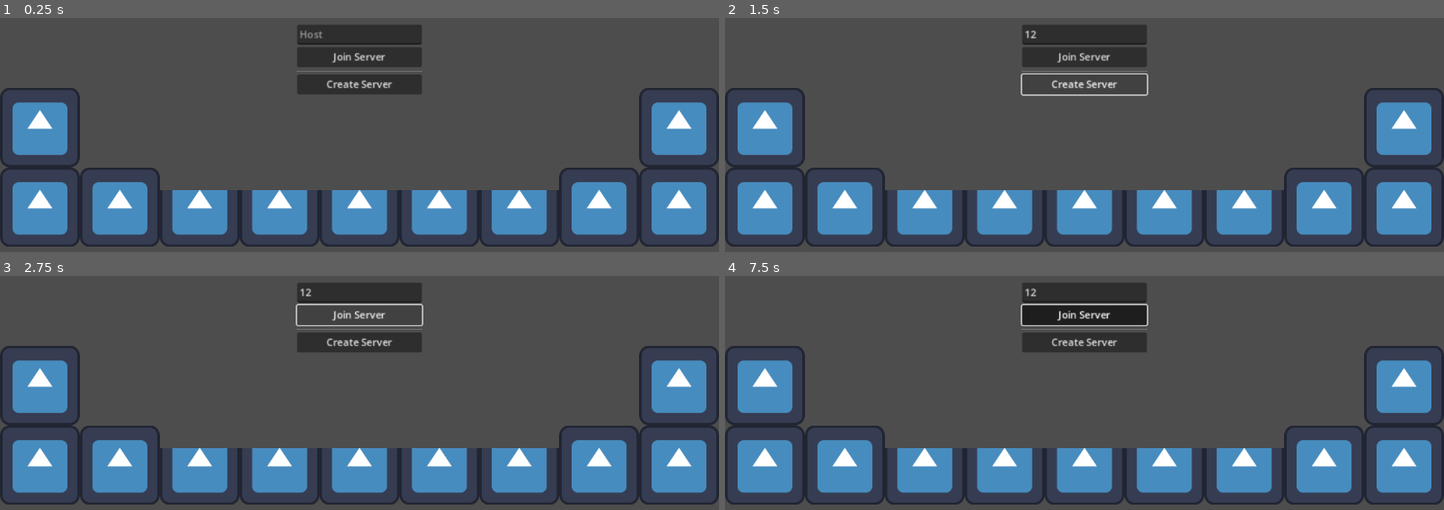
Above: before the commit, frames 1-4 (two rows, left to right).
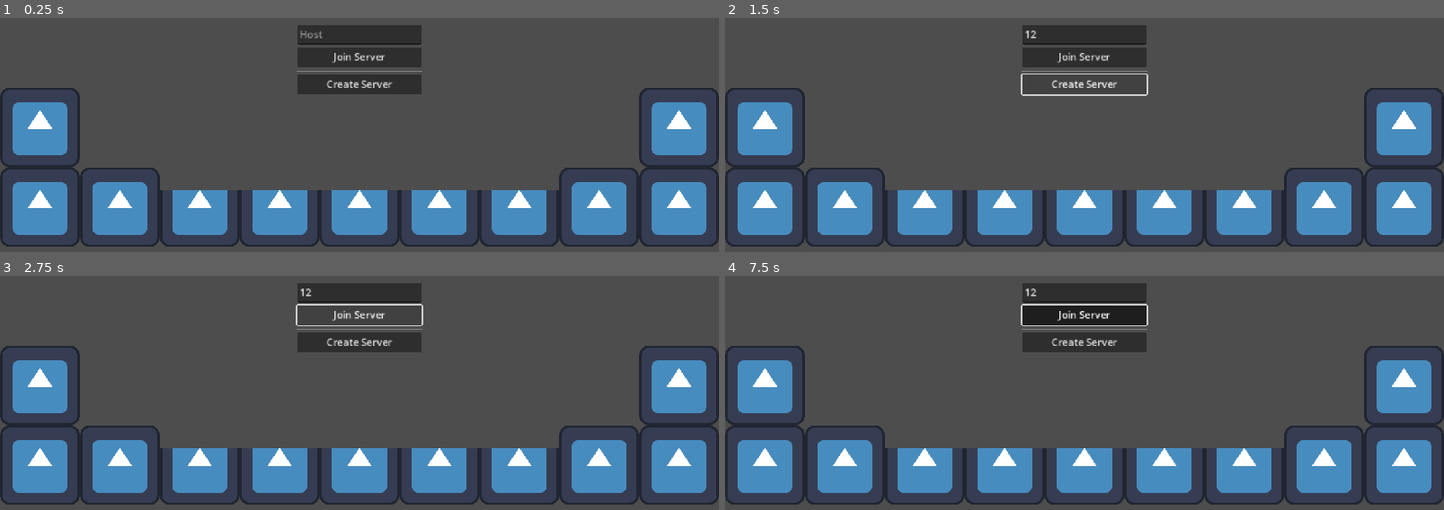
Above: after the commit, the same moments.

Repository: janekx21/lizard-world
Game: Godot game, scene res://screen.tscn
Two runs of this game, one before a commit and one after it. Both use one fixed random seed, a clock stepped at 60 frames per second and the inputs below. The engine's default icon, where the game draws it, is replaced by a stand-in: a white triangle on a blue panel in a dark square.
Inputs (mouse positions are in pixels of both pictures, inside the frame that each line leads up to):
- Up to frame 1 (0.25 s): no input
- Up to frame 2 (1.5 s): click (1084, 34) at 0.52 s; type "12" at 0.6 s; click "Create Server" at 1.25 s
- Up to frame 3 (2.75 s): click "Join Server" at 2 s
- Up to frame 4 (7.5 s): tap Enter at 2.75, 4.25, 5.75 s; hold A (jump, bound only after the commit) 2.78-3.53 s; hold Right (move_right) 2.78-4.28 s; tap S (attack, bound only after the commit) at 2.85, 4.55, 5.1, 5.85, 6.8 s; tap Space (jump, bound only before the commit) at 3.5, 3.8 s; tap A (jump, bound only after the commit) at 3.6, 3.77, 4.07, 5.27, 5.3, 5.57, 6.02, 6.32, 6.6, 6.77, 7.07 s; hold Left (move_left) 4.28-5.03 s; hold Space (jump, bound only before the commit) 4.28-5.03 s; hold Right (move_right) 5.03-6.53 s; hold Space (jump, bound only before the commit) 5.78-6.53 s; hold Left (move_left) 6.53-7.28 s; hold Right (move_right) from 7.28 s (still down); hold Space (jump, bound only before the commit) from 7.28 s (still down)

The runs differ from the first frame. In frame 1, 0.9% of the frame differs, in the area x 0-100%, y 5-93%; in frame 2, 1.1%; in frame 3, 1.0%; in frame 4, 1.0%.

Commit message:
added tractor

Diff:
--- a/player.gd
+++ b/player.gd
@@ -1,8 +1,8 @@
 extends CharacterBody2D
 
-const SPEED = 400
-const ACCELL = 3000
-const JUMP_HEIGHT = 1000
+const SPEED = 900
+const ACCELL = 15000
+const JUMP_HEIGHT = 1500
 
 var gravity = ProjectSettings.get_setting("physics/2d/default_gravity")
 
@@ -11,13 +11,30 @@
 
 func _physics_process(delta):
 	if not is_multiplayer_authority(): return
-	if not is_on_floor():
-		velocity.y += gravity * delta
+	var jumping = Input.is_action_pressed("jump")
+	if is_on_floor():
+		if jumping:
+			velocity.y = -JUMP_HEIGHT
 	else:
-		if Input.is_action_pressed("jump"):
-			velocity.y = -JUMP_HEIGHT
+		var gravity_mod = 1.1 if velocity.y > 0 else 1
+		if not jumping: gravity_mod += 1 # for short hopping
+		velocity.y += gravity * delta * gravity_mod
 
 	var dir = Input.get_axis("move_left","move_right")
-	velocity.x = move_toward(velocity.x, dir * SPEED, ACCELL * delta)
+	var accell_mod = 1 if is_on_floor() else .5 # air accelerate
+	velocity.x = move_toward(velocity.x, dir * SPEED, ACCELL * delta * accell_mod)
+
+	if Input.is_action_just_pressed("attack"):
+		attac.rpc($Shape/HurtboxPoint.global_position)
+
+	if dir:
+		$Sprite2D.flip_h = dir < 0
+		$Shape.scale = Vector2.RIGHT * (1 if dir > 0 else -1) + Vector2.UP
 
 	move_and_slide()
+
+@rpc("call_local")
+func attac(at: Vector2):
+	var hurtbox = preload("res://scenes/hurtbox.tscn").instantiate()
+	hurtbox.global_position = at
+	find_parent("Network").add_child(hurtbox, true)
--- a/project.godot
+++ b/project.godot
@@ -24,20 +24,37 @@
 move_left={
 "deadzone": 0.5,
 "events": [Object(InputEventKey,"resource_local_to_scene":false,"resource_name":"","device":-1,"window_id":0,"alt_press …(182 unchanged characters)…
+, Object(InputEventJoypadButton,"resource_local_to_scene":false,"resource_name":"","device":-1,"button_index":13,"pressure":0.0,"pressed":false,"script":null)
+, Object(InputEventJoypadMotion,"resource_local_to_scene":false,"resource_name":"","device":-1,"axis":0,"axis_value":-1.0,"script":null)
 ]
 }
 move_right={
 "deadzone": 0.5,
 "events": [Object(InputEventKey,"resource_local_to_scene":false,"resource_name":"","device":-1,"window_id":0,"alt_press …(182 unchanged characters)…
+, Object(InputEventJoypadButton,"resource_local_to_scene":false,"resource_name":"","device":-1,"button_index":14,"pressure":0.0,"pressed":false,"script":null)
+, Object(InputEventJoypadMotion,"resource_local_to_scene":false,"resource_name":"","device":-1,"axis":0,"axis_value":1.0,"script":null)
 ]
 }
 jump={
 "deadzone": 0.5,
-"events": [Object(InputEventKey,"resource_local_to_scene":false,"resource_name":"","device":-1,"window_id":0,"alt_pressed":false,"shift_pressed":false,"ctrl_pressed":false,"meta_pressed":false,"pressed":false,"keycode":0,"physical_keycode":32,"key_label":0,"unicode":32,"echo":false,"script":null)
+"events": [Object(InputEventKey,"resource_local_to_scene":false,"resource_name":"","device":-1,"window_id":0,"alt_pressed":false,"shift_pressed":false,"ctrl_pressed":false,"meta_pressed":false,"pressed":false,"keycode":0,"physical_keycode":65,"key_label":0,"unicode":97,"echo":false,"script":null)
+, Object(InputEventJoypadButton,"resource_local_to_scene":false,"resource_name":"","device":-1,"button_index":0,"pressure":0.0,"pressed":false,"script":null)
 ]
 }
+attack={
+"deadzone": 0.5,
+"events": [Object(InputEventKey,"resource_local_to_scene":false,"resource_name":"","device":-1,"window_id":0,"alt_pressed":false,"shift_pressed":false,"ctrl_pressed":false,"meta_pressed":false,"pressed":false,"keycode":0,"physical_keycode":83,"key_label":0,"unicode":115,"echo":false,"script":null)
+, Object(InputEventJoypadButton,"resource_local_to_scene":false,"resource_name":"","device":-1,"button_index":1,"pressure":0.0,"pressed":false,"script":null)
+]
+}
+
+[physics]
+
+common/physics_ticks_per_second=120
+2d/default_gravity=4000.0
 
 [rendering]
 
 renderer/rendering_method="gl_compatibility"
 renderer/rendering_method.mobile="gl_compatibility"
+textures/canvas_textures/default_texture_filter=0
--- /dev/null
+++ b/scenes/hurtbox.gd
@@ -0,0 +1,4 @@
+extends Node
+
+func remove():
+	queue_free()
--- /dev/null
+++ b/scenes/hurtbox.tscn
@@ -0,0 +1,34 @@
+[gd_scene load_steps=5 format=3 uid="uid://blml6fbh57pgb"]
+
+[ext_resource type="Texture2D" uid="uid://dbcrwkj8v3rka" path="res://icon.svg" id="1_1xvgk"]
+[ext_resource type="Script" path="res://scenes/hurtbox.gd" id="1_ti7nb"]
+
+[sub_resource type="RectangleShape2D" id="RectangleShape2D_qnb5v"]
+size = Vector2(95, 76)
+
+[sub_resource type="SceneReplicationConfig" id="SceneReplicationConfig_d7s2n"]
+properties/0/path = NodePath(".:position")
+properties/0/spawn = true
+properties/0/sync = true
+
+[node name="Hurtbox" type="Area2D"]
+script = ExtResource("1_ti7nb")
+
+[node name="CollisionShape2D" type="CollisionShape2D" parent="."]
+position = Vector2(0.5, 0)
+shape = SubResource("RectangleShape2D_qnb5v")
+
+[node name="Icon" type="Sprite2D" parent="."]
+position = Vector2(0.5, 1)
+scale = Vector2(0.710937, 0.625)
+texture = ExtResource("1_1xvgk")
+
+[node name="Timer" type="Timer" parent="."]
+wait_time = 0.2
+one_shot = true
+autostart = true
+
+[node name="MultiplayerSynchronizer" type="MultiplayerSynchronizer" parent="."]
+replication_config = SubResource("SceneReplicationConfig_d7s2n")
+
+[connection signal="timeout" from="Timer" to="." method="remove"]
--- a/scenes/player.tscn
+++ b/scenes/player.tscn
@@ -1,25 +1,50 @@
-[gd_scene load_steps=5 format=3 uid="uid://5ivpbo3iy32x"]
+[gd_scene load_steps=7 format=3 uid="uid://5ivpbo3iy32x"]
 
 [ext_resource type="Script" path="res://player.gd" id="1_mfejh"]
 [ext_resource type="Texture2D" uid="uid://dbcrwkj8v3rka" path="res://icon.svg" id="1_v3w73"]
+[ext_resource type="Texture2D" uid="uid://xb55bxdmc51w" path="res://textures/tractor.png" id="2_jwswa"]
 
 [sub_resource type="CapsuleShape2D" id="CapsuleShape2D_53gs1"]
 radius = 63.0
 height = 126.0
 
+[sub_resource type="CircleShape2D" id="CircleShape2D_raog1"]
+radius = 62.0081
+
 [sub_resource type="SceneReplicationConfig" id="SceneReplicationConfig_7y5kg"]
 properties/0/path = NodePath(".:position")
 properties/0/spawn = true
 properties/0/sync = true
+properties/1/path = NodePath("Sprite2D:flip_h")
+properties/1/spawn = true
+properties/1/sync = true
+properties/2/path = NodePath("Shape:scale")
+properties/2/spawn = true
+properties/2/sync = true
 
 [node name="Player" type="CharacterBody2D"]
 script = ExtResource("1_mfejh")
 
 [node name="Sprite2D" type="Sprite2D" parent="."]
+scale = Vector2(6.88889, 6.88889)
+texture = ExtResource("2_jwswa")
+
+[node name="Shape" type="CollisionShape2D" parent="."]
+shape = SubResource("CapsuleShape2D_53gs1")
+
+[node name="Hitbox" type="Area2D" parent="Shape"]
+position = Vector2(0, 1)
+
+[node name="CollisionShape2D" type="CollisionShape2D" parent="Shape/Hitbox"]
+shape = SubResource("CircleShape2D_raog1")
+
+[node name="HurtboxPoint" type="Marker2D" parent="Shape"]
+position = Vector2(110, 0)
+
+[node name="Icon" type="Sprite2D" parent="Shape/HurtboxPoint"]
+position = Vector2(2.00002, -4)
+scale = Vector2(0.320312, 0.320312)
 texture = ExtResource("1_v3w73")
-
-[node name="CollisionShape2D" type="CollisionShape2D" parent="."]
-shape = SubResource("CapsuleShape2D_53gs1")
 
 [node name="MultiplayerSynchronizer" type="MultiplayerSynchronizer" parent="."]
 replication_config = SubResource("SceneReplicationConfig_7y5kg")
--- a/screen.gd
+++ b/screen.gd
@@ -48,5 +48,5 @@
 func add_player(peer_id):
 	var player = preload("res://scenes/player.tscn").instantiate()
 	player.name = str(peer_id)
-	player.position = $Spawns.get_children().pick_random().position
+	player.global_position = $Spawns.get_children().pick_random().global_position
 	$Network.add_child(player)
--- a/screen.tscn
+++ b/screen.tscn
@@ -22,7 +22,7 @@
 [node name="Network" type="Node" parent="."]
 
 [node name="MultiplayerSpawner" type="MultiplayerSpawner" parent="."]
-_spawnable_scenes = PackedStringArray("res://scenes/player.tscn")
+_spawnable_scenes = PackedStringArray("res://scenes/player.tscn", "res://scenes/hurtbox.tscn")
 spawn_path = NodePath("../Network")
 
 [node name="MasterPopup" type="Window" parent="."]
Not shown, changed: export_presets.cfg
Binary file added: textures/tractor.png
Not shown, added: textures/tractor.png.import
Not shown, changed: .gitignore
